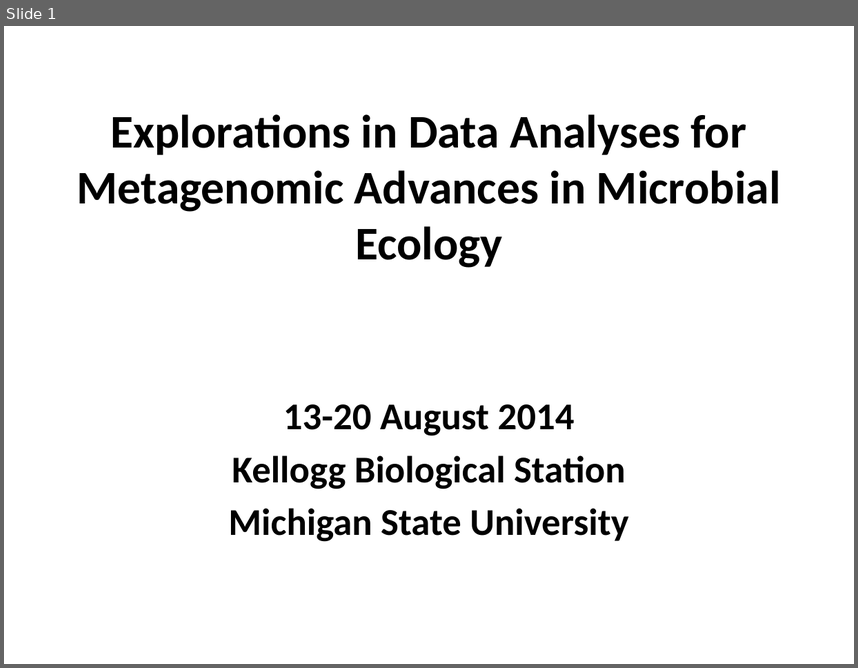
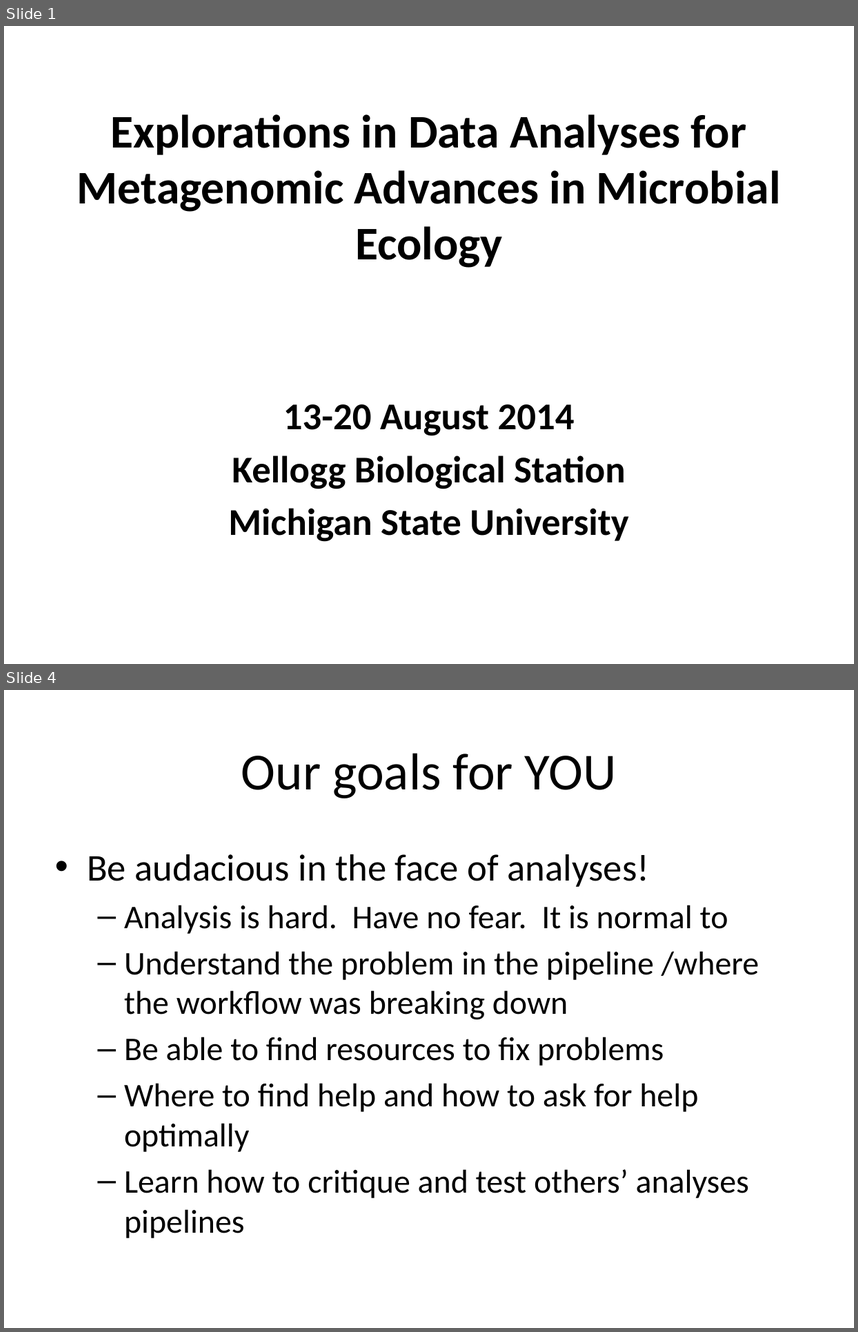
Before and after one commit to edamame-course/docs, a slide deck: extra/Presentations/2014-08-13-PM_Ashley_Lecture1.pptx. Shown one above the other, each under a label of ours: slide 1 before the commit, slides 1 and 4 after it; the slides between them are not shown. The pictures are 858x668 and 858x1332 pixels, drawn with LibreOffice and Linux fonts; fonts in the diff are those of the drawing; background and template pictures are left out. Boxes give left, top, right and bottom in pixels: in the first picture for what was removed or moved away, otherwise in the second. Text is boxed around its words. In the diff, an @@ line names an element or a change of style, - is before the commit and + after.

```diff
--- a/extra/Presentations/2014-08-13-PM_Ashley_Lecture1.pptx
+++ b/extra/Presentations/2014-08-13-PM_Ashley_Lecture1.pptx
@@ slide 4 added at (4, 690, 854, 1328), background #FFFFFF @@
@@ title added at (241, 753, 616, 798), 44 pt, text #000000 @@
+Our goals for YOU
@@ text added at (87, 854, 760, 1238), 28 pt, text #000000 @@
+• Be audacious in the face of analyses!
+  – Analysis is hard. Have no fear. It is normal to
+  – Understand the problem in the pipeline /where the workflow was breaking down
+  – Be able to find resources to fix problems
+  – Where to find help and how to ask for help optimally
+  – Learn how to critique and test others’ analyses pipelines
```
Also in this commit, not shown: 10 other slides added, 1 other file.
